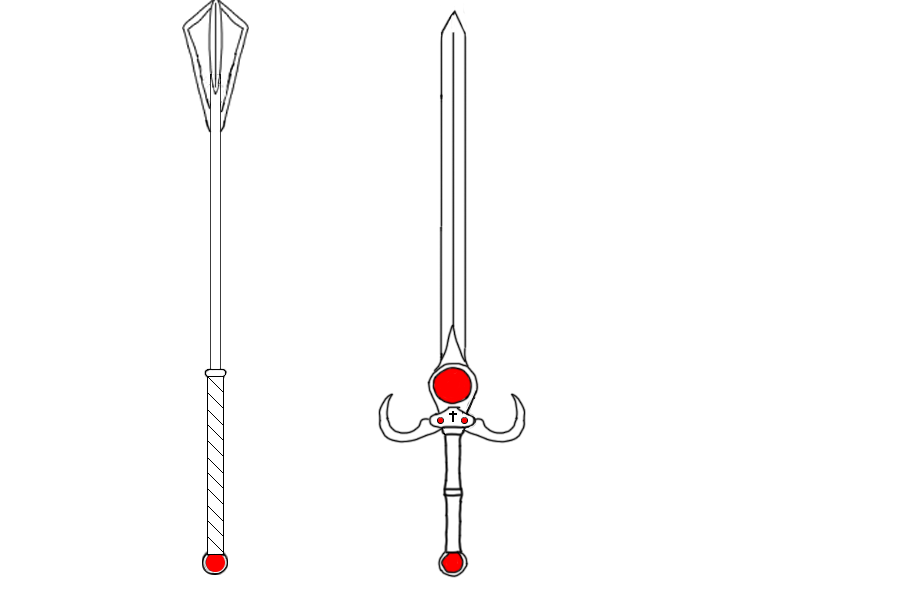
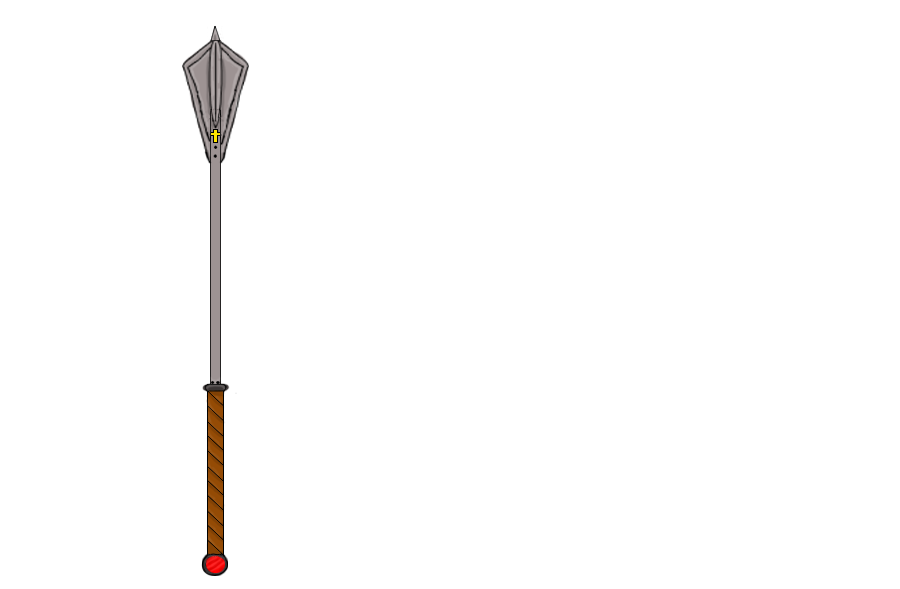
Layers edited between the first and the second 900 x 589 image:
added layer "SteelShadow" (20%) in group "Macre" over [183, 23, 248, 161]
added layer "HandleShadow" (15%) in group "Macre" over [202, 376, 237, 576]
added layer "Layer 4" in group "Macre" over [211, 129, 220, 143]
painted on "Base" (1st of 2, in "Macre") over [182, 0, 249, 576]
added layer "Layer 6" in group "Macre" over [182, 20, 249, 576]
hid group "Sword" (7 layers) over [378, 6, 526, 578]
